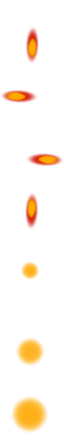
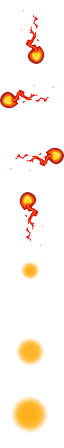
Layer changes from the first 64×448 image to the second:
painted on "up" over (x1=19, y1=192, x2=44, y2=247)
renamed "right" to "left", painted on it over (x1=0, y1=84, x2=64, y2=167)
renamed "left" to "right", painted on it over (x1=0, y1=89, x2=64, y2=172)
painted on "down" over (x1=20, y1=9, x2=45, y2=64)
